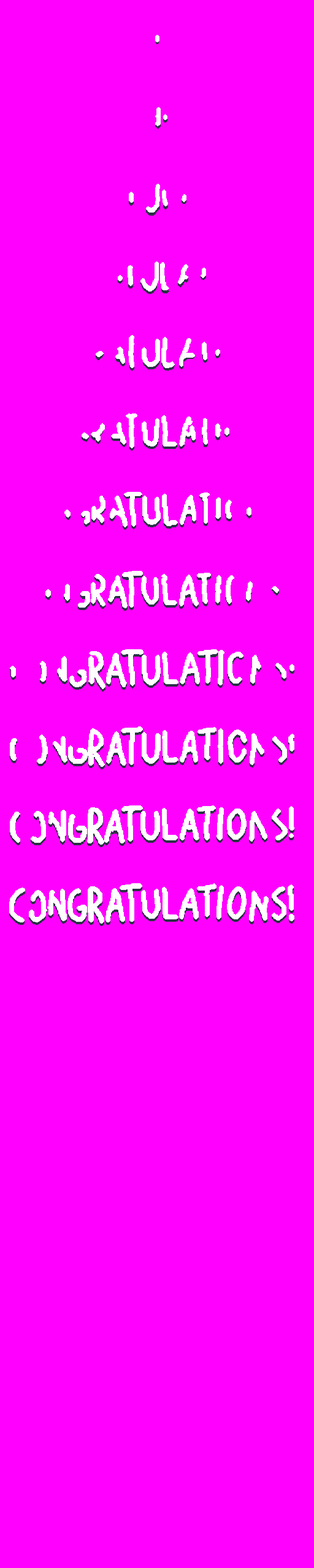
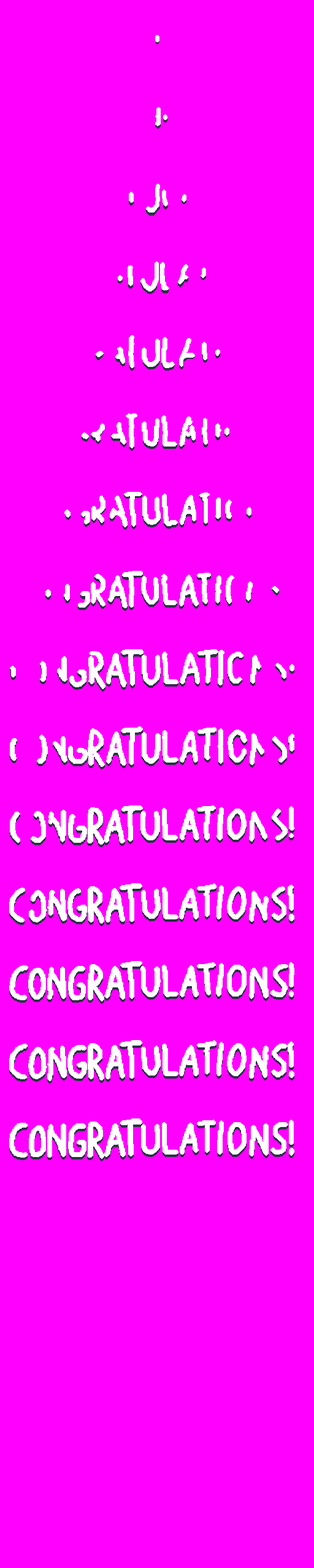
Two versions of the same layered image (314px x 1568px). Layer-by-layer changes:
added layer "레이어 14" above "레이어 13" over [9, 1040, 294, 1084]
added layer "레이어 13" above "레이어 15" over [9, 961, 294, 1004]
added layer "레이어 15" above "레이어 12" over [9, 1118, 294, 1162]
